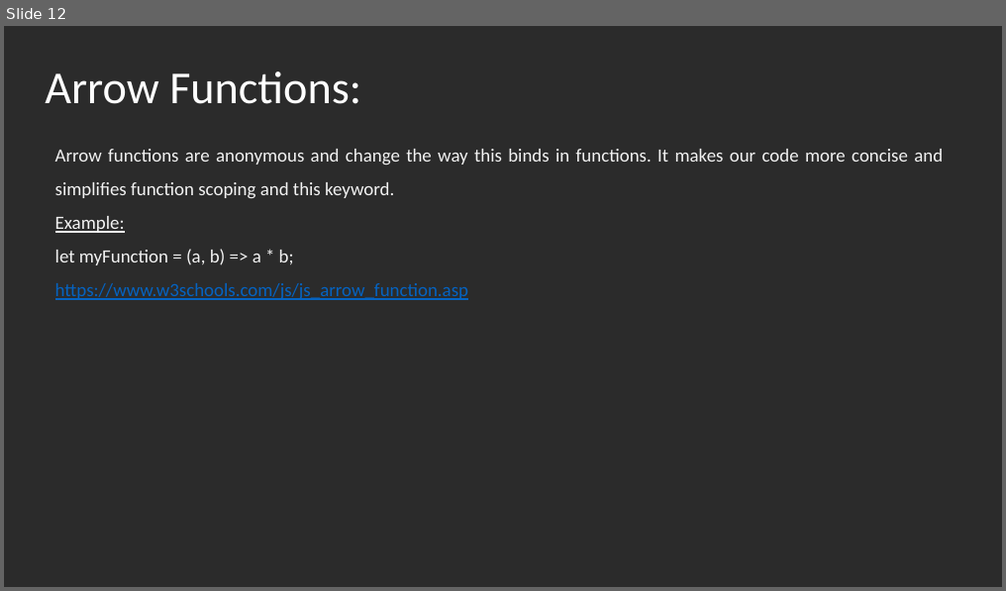
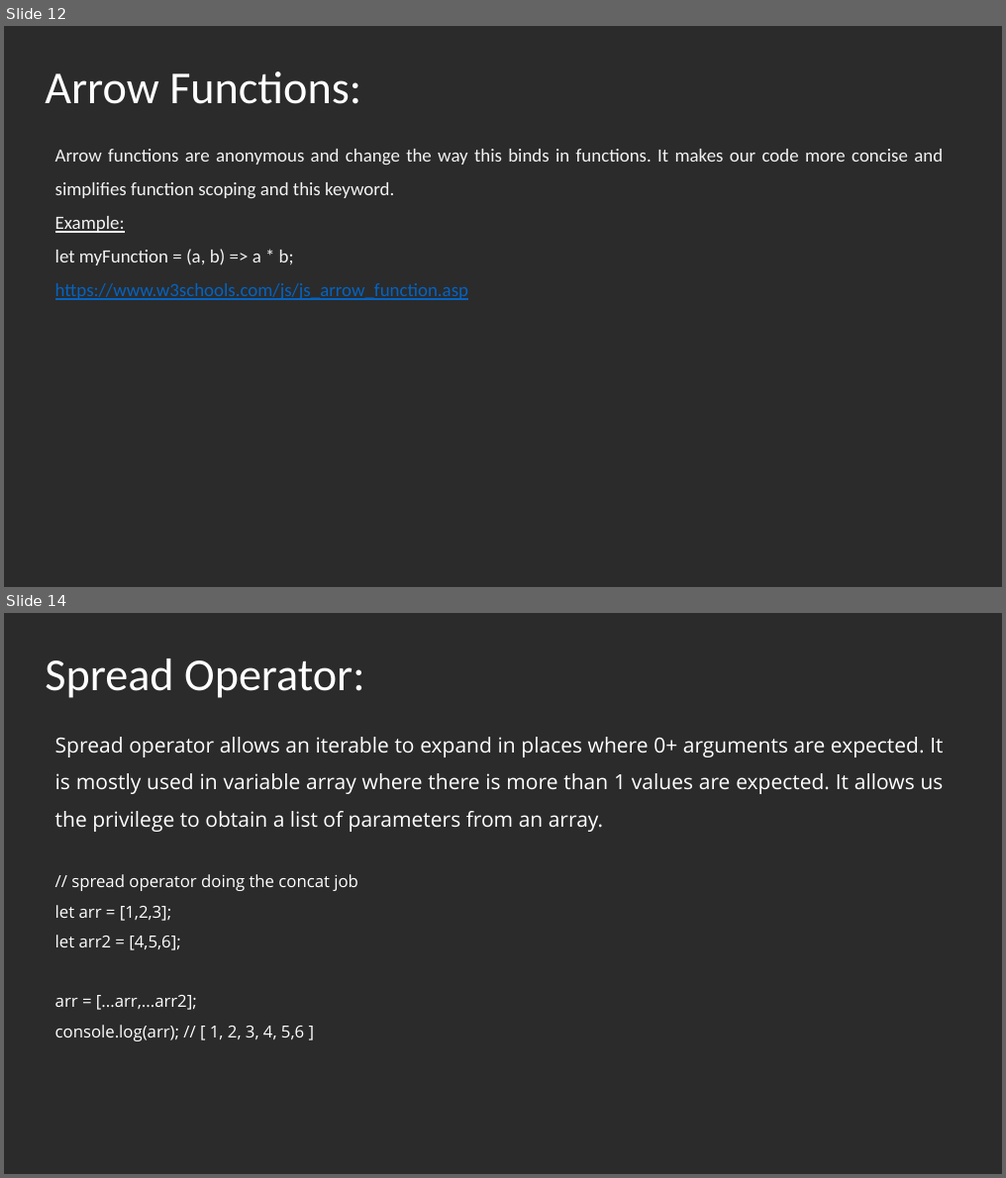
Before and after one commit to srinivasVelamala/HTML5AdvJSReact, a slide deck: AdvanceJSandTS/AdvJSandTS.pptx. Shown one above the other, each under a label of ours: slide 12 before the commit, slides 12 and 14 after it; the slides between them are not shown. The pictures are 1006x591 and 1006x1178 pixels, drawn with LibreOffice and Linux fonts; fonts in the diff are those of the drawing; background and template pictures are left out; a plain dark background stands for a picture behind light text. Boxes give left, top, right and bottom in pixels: in the first picture for what was removed or moved away, otherwise in the second. Text is boxed around its words. In the diff, an @@ line names an element or a change of style, - is before the commit and + after.

```diff
--- a/AdvanceJSandTS/AdvJSandTS.pptx
+++ b/AdvanceJSandTS/AdvJSandTS.pptx
@@ slide 14 added at bbox=[4, 613, 1002, 1174], background picture (left out) @@
@@ text added at bbox=[45, 659, 364, 698], 44 pt, text #FFFFFF @@
+Spread Operator:
@@ text added at bbox=[55, 737, 944, 1042], 20 pt, text #FFFFFF @@
+Spread operator allows an iterable to expand in places where 0+ arguments are expected. It is mostly used in variable array where there is more than 1 values are expected. It allows us the privilege to obtain a list of parameters from an array.
+// spread operator doing the concat job
+let arr = [1,2,3];
+let arr2 = [4,5,6];
+arr = [...arr,...arr2];
+console.log(arr); // [ 1, 2, 3, 4, 5,6 ]
```
Also in this commit, not shown: 1 slide changed, 1 other slide added, 3 other files.
